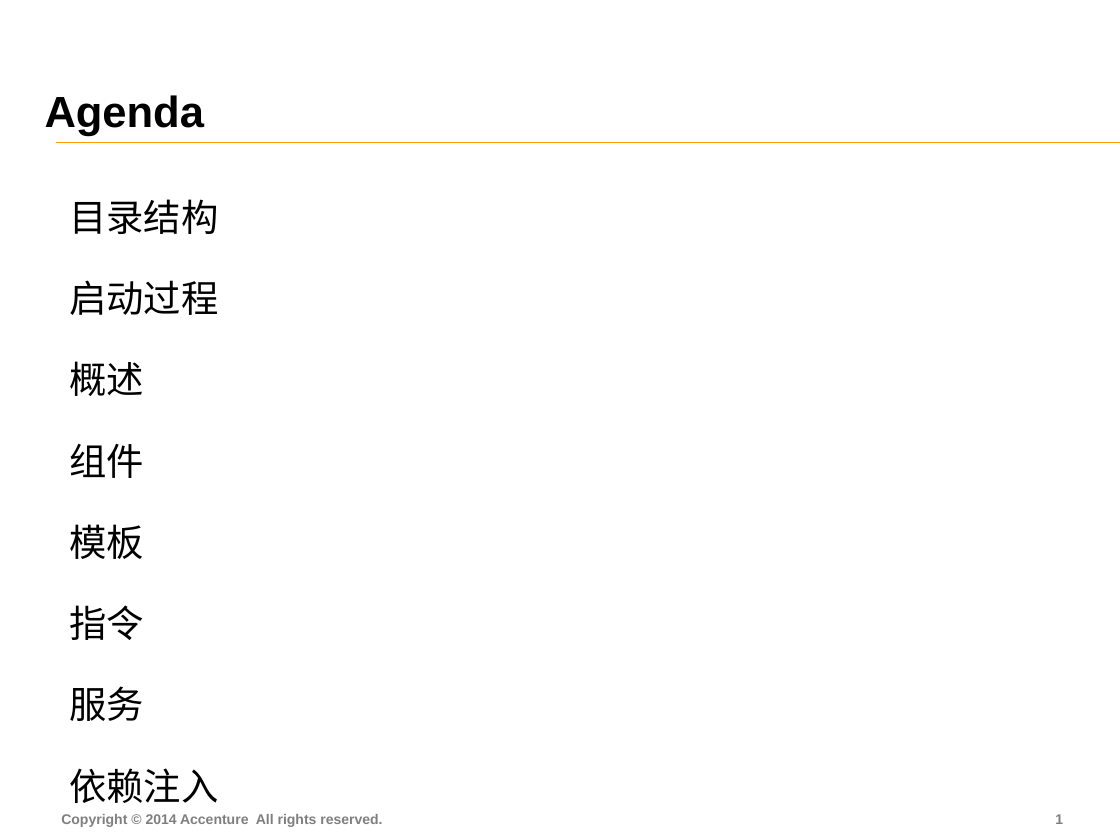
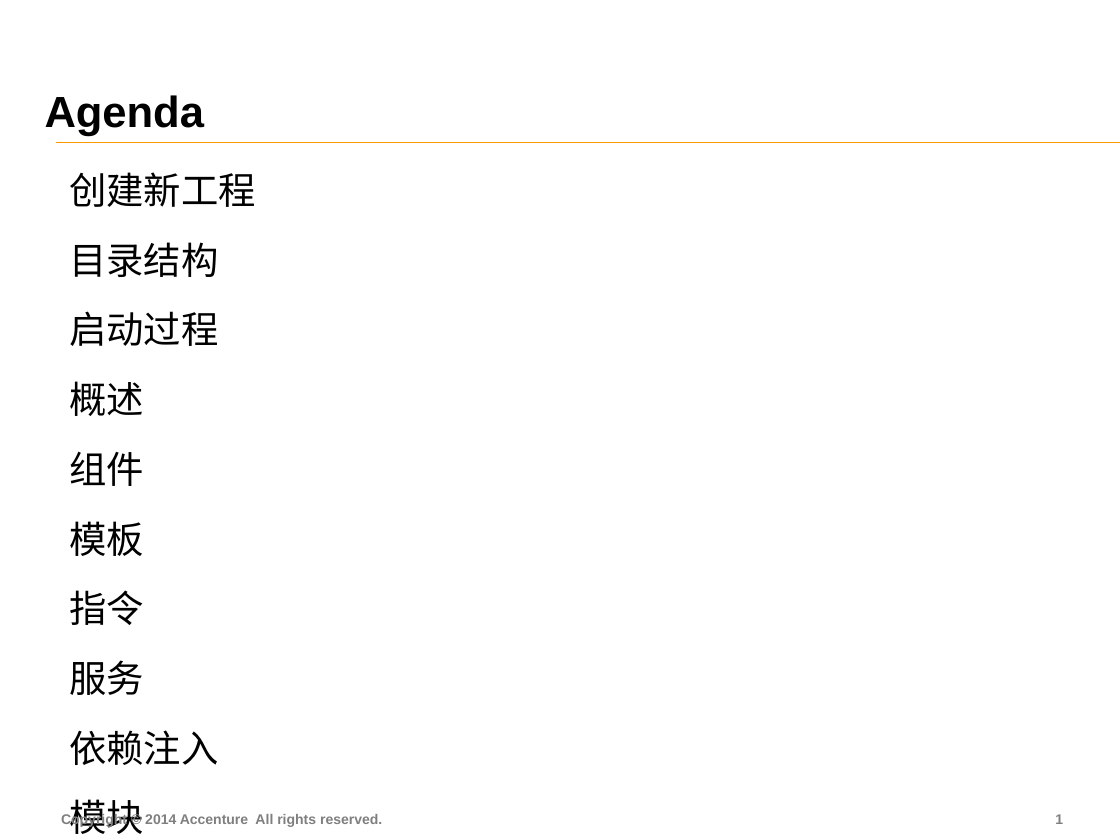
Before and after one commit to FS-Angular-Interest-Group/AngularTraining, a slide deck: slide 2 of PPT/03-Accenture-FS-Angular-Framework.pptx. Drawn at 1120x840 pixels with LibreOffice and Linux fonts; fonts in the diff are those of the drawing. Boxes give left, top, right and bottom in pixels: in the first picture for what was removed or moved away, otherwise in the second. Text is boxed around its words. In the diff, an @@ line names an element or a change of style, - is before the commit and + after.

```diff
--- a/PPT/03-Accenture-FS-Angular-Framework.pptx
+++ b/PPT/03-Accenture-FS-Angular-Framework.pptx
@@ table at box(58, 156, 1020, 840) @@
-row 1: 目录结构 / 启动过程 / 概述 / 组件 / 模板 / 指令 / 服务 / 依赖注入 / 模块
-row 2: 作业
+row 1: 创建新工程 / 目录结构 / 启动过程 / 概述 / 组件 / 模板 / 指令 / 服务 / 依赖注入 / 模块 / 作业与练习
+row 4: 
```
Also in this commit, not shown: 5 other slides changed, 1 slide added.
